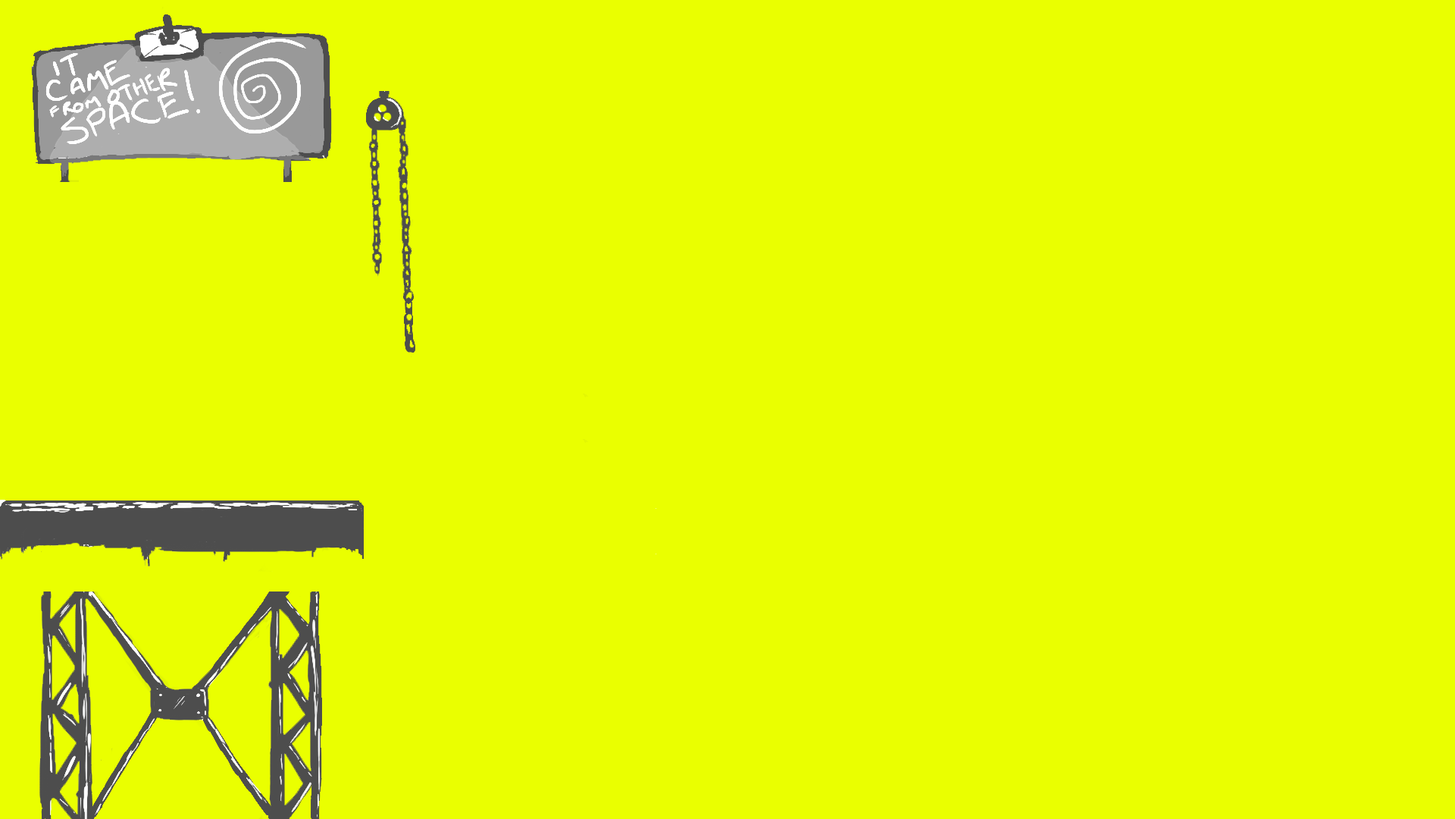
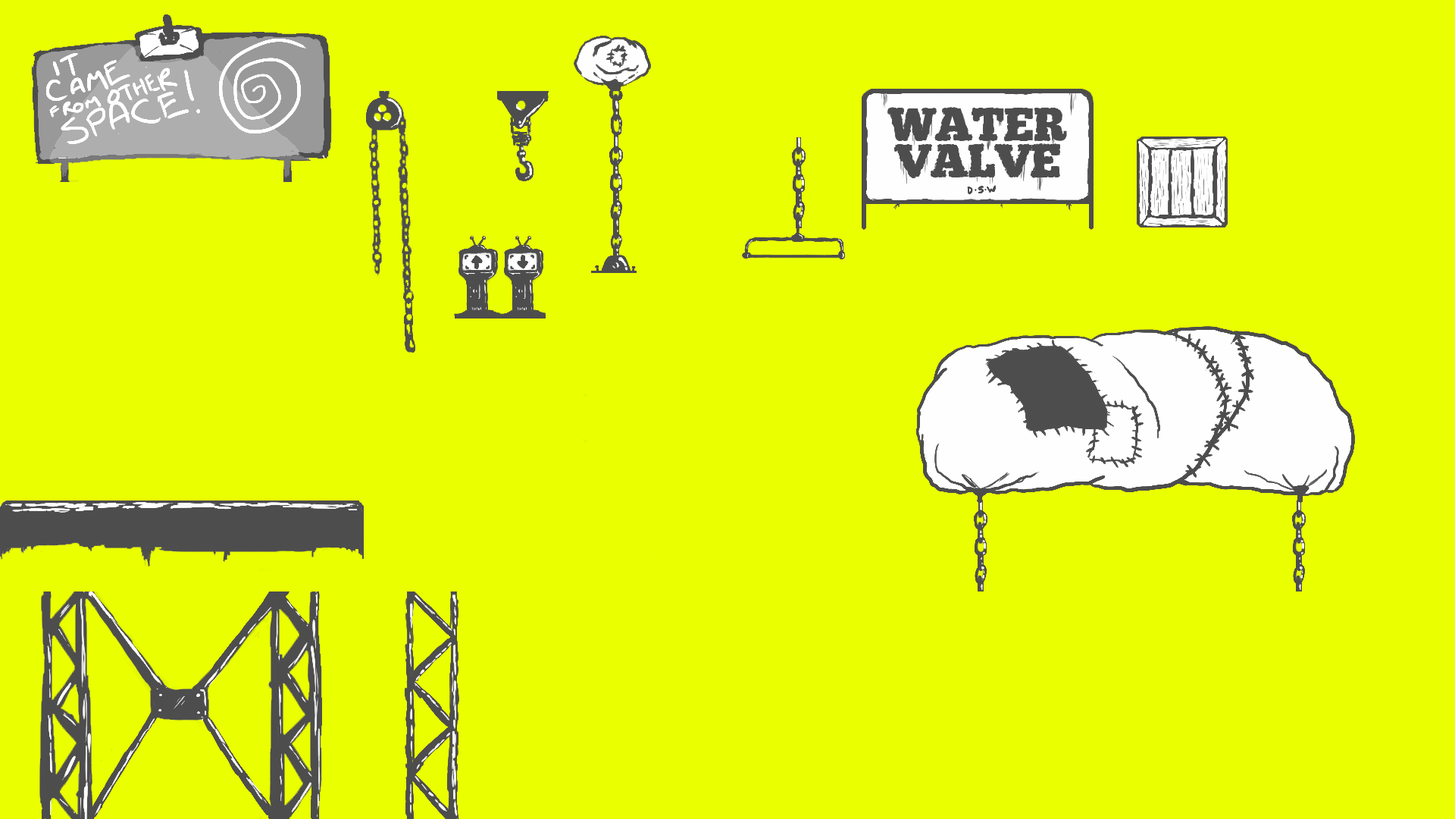
Before/after of a (1455, 819) layered artwork. What changed in the layer stack:
added group "Group 1" with 23 layers above "Layer 3" over (0, 35, 1356, 819)
added layer "Layer 34" in group "Group 1" over (916, 325, 1356, 503)
added layer "Layer 35" in group "Group 1" over (918, 184, 1354, 495)
added layer "Layer 31" in group "Group 1" over (1136, 136, 1228, 228)
added layer "Layer 27" in group "Group 1" over (861, 88, 1094, 230)
added layer "WATER VALVE" in group "Group 1" over (887, 106, 1068, 179)
added layer "Layer 30" in group "Group 1" over (864, 88, 1092, 211)
added layer "Layer 28" in group "Group 1" over (861, 90, 1092, 202)
added layer "Layer 26" in group "Group 1" over (742, 226, 846, 260)
added layer "Layer 33" in group "Group 1" over (1292, 500, 1307, 592)
added layer "Layer 25 copy" in group "Group 1" over (792, 137, 806, 229)
added layer "Layer 25" in group "Group 1" over (974, 500, 988, 592)
added layer "Layer 11 copy" in group "Group 1" over (499, 235, 686, 323)
added layer "Layer 11" in group "Group 1" over (454, 235, 501, 319)
added layer "Layer 10" in group "Group 1" over (573, 35, 652, 91)
added layer "Layer 8 copy" in group "Group 1" over (497, 90, 637, 273)
added layer "Layer 8" in group "Group 1" over (497, 90, 549, 182)
added layer "Layer 7" in group "Group 1" over (404, 90, 505, 819)
moved "Layer 1 copy 2" into group "Group 1" over (39, 516, 460, 819)
moved "Layer 1" into group "Group 1", painted on it over (0, 265, 637, 562)
